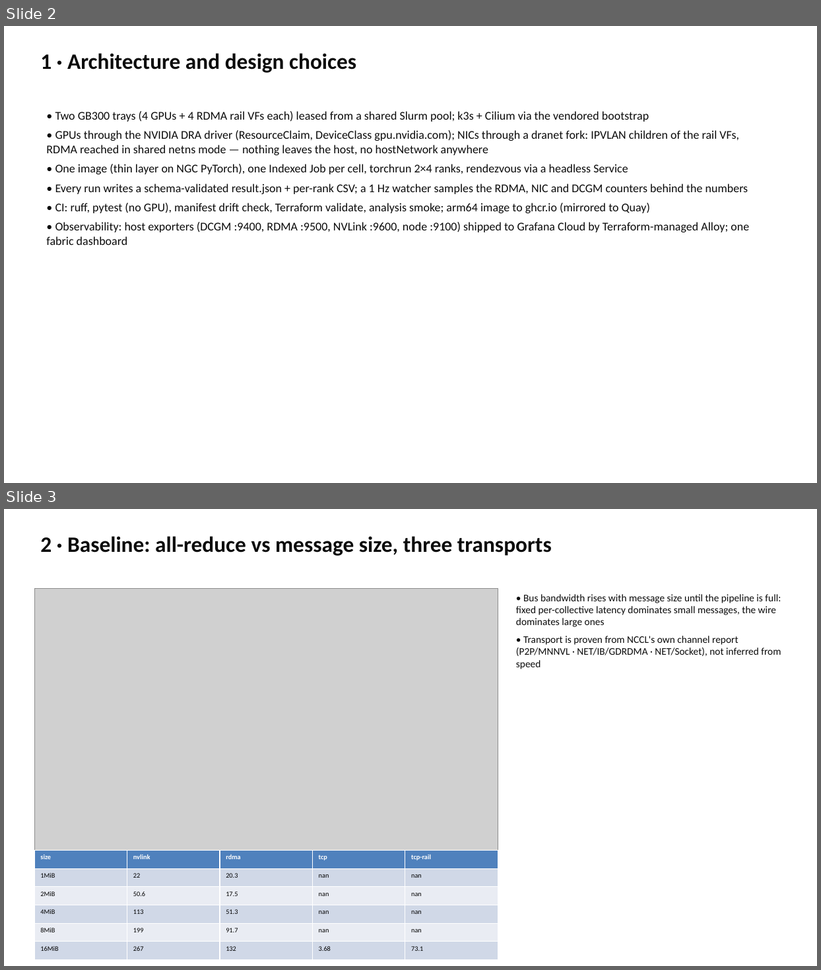
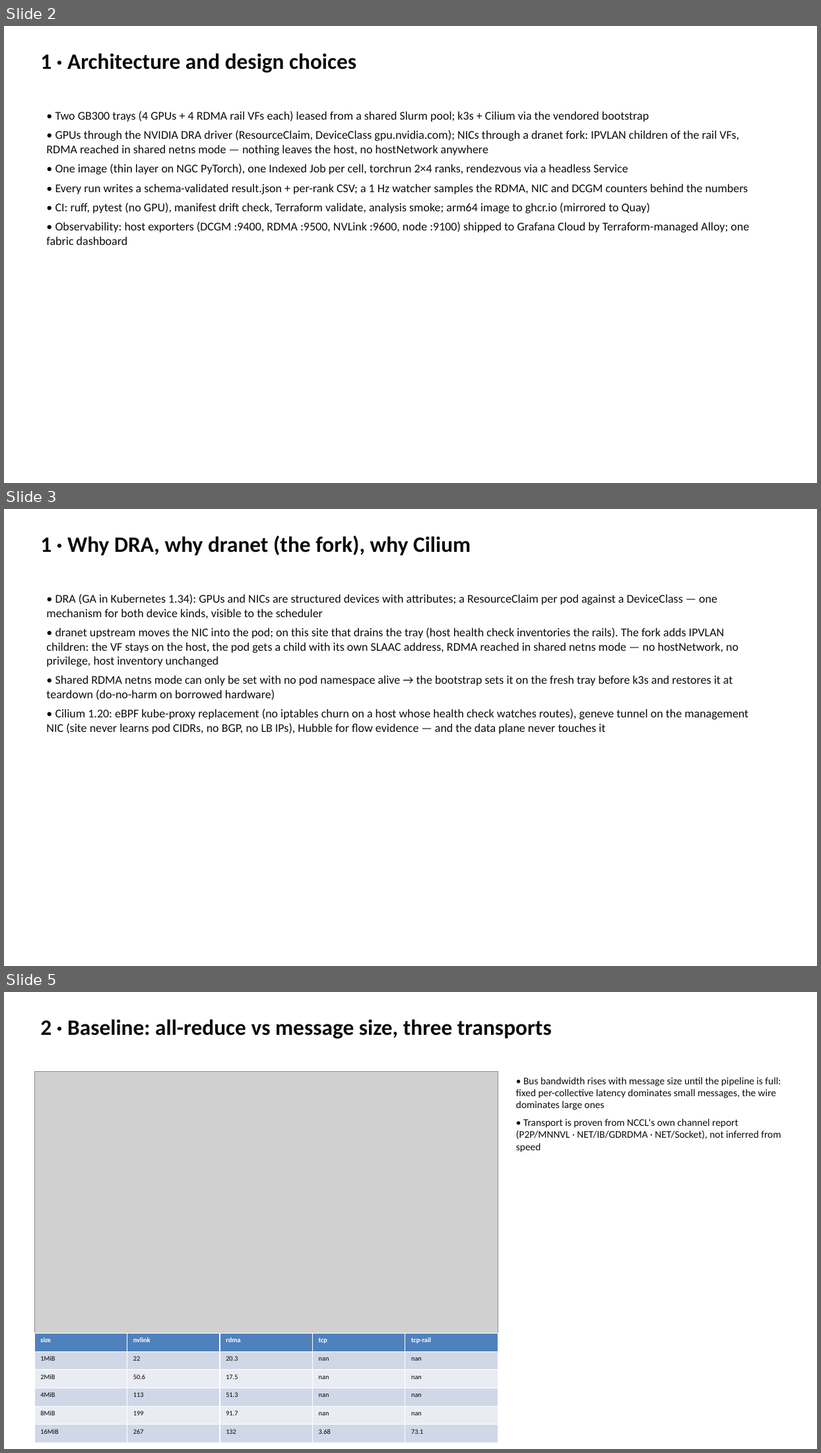
Before and after one commit to drkennetz/nccl_to_training_walkthrough, a slide deck: slides/compass.pptx. Shown one above the other, each under a label of ours: slides 2 and 3 before the commit, slides 2, 3 and 5 after it; the slides between them are not shown. The pictures are 821x970 and 821x1453 pixels, drawn with LibreOffice and Linux fonts; fonts in the diff are those of the drawing; grey boxes stand for pictures. Boxes give left, top, right and bottom in pixels: in the first picture for what was removed or moved away, otherwise in the second. Text is boxed around its words. In the diff, an @@ line names an element or a change of style, - is before the commit and + after.

```diff
--- a/slides/compass.pptx
+++ b/slides/compass.pptx
@@ slide 3 added at (4, 509, 817, 966), background #FFFFFF @@
@@ text added at (40, 535, 471, 556), 26 pt, text #0B0B0B, bold @@
+1 · Why DRA, why dranet (the fork), why Cilium
@@ text added at (46, 594, 748, 734), 14 pt, text #0B0B0B @@
+• DRA (GA in Kubernetes 1.34): GPUs and NICs are structured devices with attributes; a ResourceClaim per pod against a DeviceClass — one mechanism for both device kinds, visible to the scheduler
+• dranet upstream moves the NIC into the pod; on this site that drains the tray (host health check inventories the rails). The fork adds IPVLAN children: the VF stays on the host, the pod gets a child with its own SLAAC address, RDMA reached in shared netns mode — no hostNetwork, no privilege, host inventory unchanged
+• Shared RDMA netns mode can only be set with no pod namespace alive → the bootstrap sets it on the fresh tray before k3s and restores it at teardown (do-no-harm on borrowed hardware)
+• Cilium 1.20: eBPF kube-proxy replacement (no iptables churn on a host whose health check watches routes), geneve tunnel on the management NIC (site never learns pod CIDRs, no BGP, no LB IPs), Hubble for flow evidence — and the data plane never touches it
@@ what was slide 3 is now slide 5 @@
```
Also in this commit, not shown: 2 other slides added, 4 other files.
